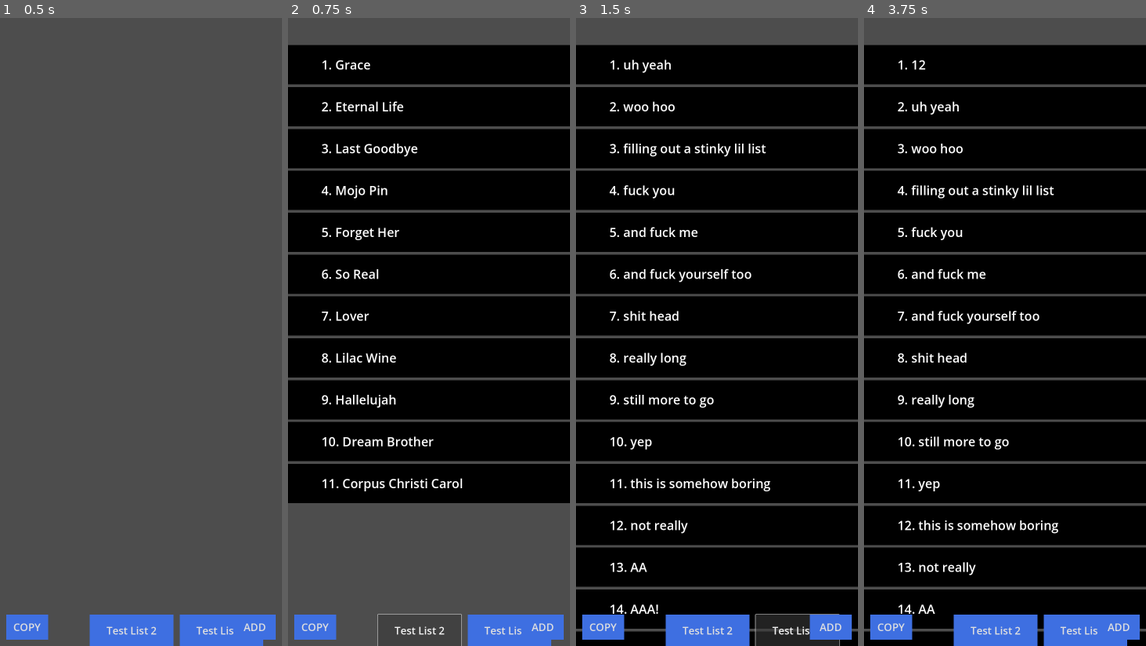
Above: before the commit, frames 1-4 (left to right).
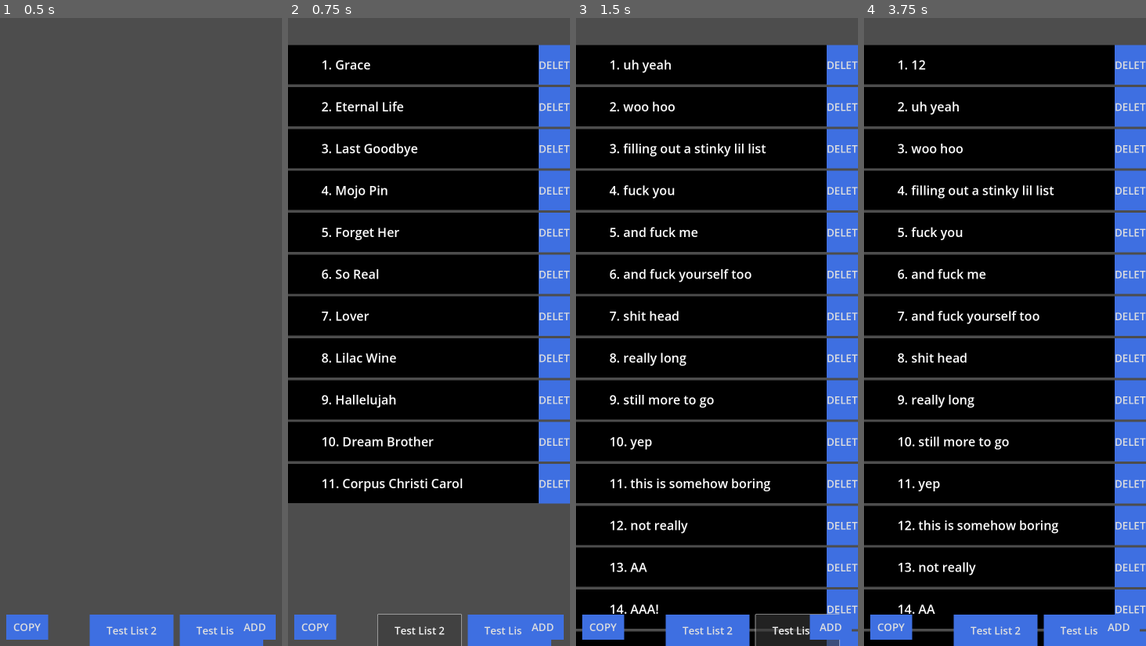
Above: after the commit, the same moments.

Repository: POtOSoftware/rankmanplusplus
Game: Godot game, scene res://Scenes/ListScene/ListScene.tscn
The game is run twice, just before and just after one commit, with the same random seed, the same clock (stepped at 60 frames per second) and the same inputs.
Inputs (mouse positions are in pixels of both pictures, inside the frame that each line leads up to):
- Up to frame 1 (0.5 s): no input
- Up to frame 2 (0.75 s): click "Test List 2" at 0.5 s
- Up to frame 3 (1.5 s): click "Test List 3" at 1.25 s
- Up to frame 4 (3.75 s): click "ADD" at 2 s; click (1005, 112) at 2.77 s; type "12" at 2.85 s; click "Add To Start" at 3.5 s

Frame 1 is identical in both runs. In frame 2, 7.8% of the frame differs, in the area x 88-100%, y 4-78%; in frame 3, 9.8%, in the area x 88-100%, y 4-100%; in frame 4, 9.8%.

Commit message:
add delete list item functionality

Diff:
--- a/Global/AppManager.gd
+++ b/Global/AppManager.gd
@@ -45,3 +45,9 @@
 
 	main_list.append(_input_item)
 	new_item_added.emit()
+
+func remove_index_from_list(_item_to_remove: int):
+	main_list_backup = main_list
+
+	main_list.remove_at(_item_to_remove)
+	new_item_added.emit()
--- a/Prefabs/ListItem/ListItem.tscn
+++ b/Prefabs/ListItem/ListItem.tscn
@@ -11,7 +11,6 @@
 grow_horizontal = 2
 mouse_filter = 1
 script = ExtResource("1_rrwu2")
-metadata/_edit_group_ = true
 
 [node name="ColorRect" type="ColorRect" parent="."]
 layout_mode = 1
@@ -36,3 +35,12 @@
 text = "X. ITEM"
 vertical_alignment = 1
 text_overrun_behavior = 3
+
+[node name="DeleteButton" type="Button" parent="."]
+layout_mode = 0
+offset_left = 960.0
+offset_right = 1081.0
+offset_bottom = 151.0
+text = "DELETE"
+
+[connection signal="pressed" from="DeleteButton" to="." method="_on_delete_button_pressed"]
--- a/Prefabs/ListItem/list_item.gd
+++ b/Prefabs/ListItem/list_item.gd
@@ -2,6 +2,12 @@
 
 @onready var item_label: Node = $Label
 
+var list_position: int = 0
+
 func initialize_string(_text: String, _index: int):
 	item_label.text = str(_index) + ". " + _text
+	list_position = _index - 1
 	self.custom_minimum_size = Vector2(1080, 150)
+
+func _on_delete_button_pressed() -> void:
+	AppManager.remove_index_from_list(list_position)
